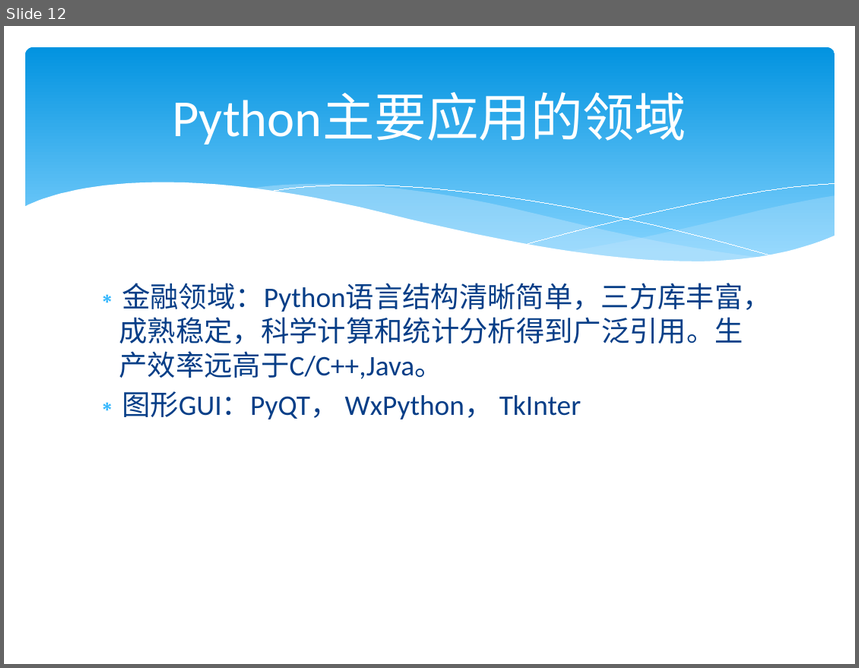
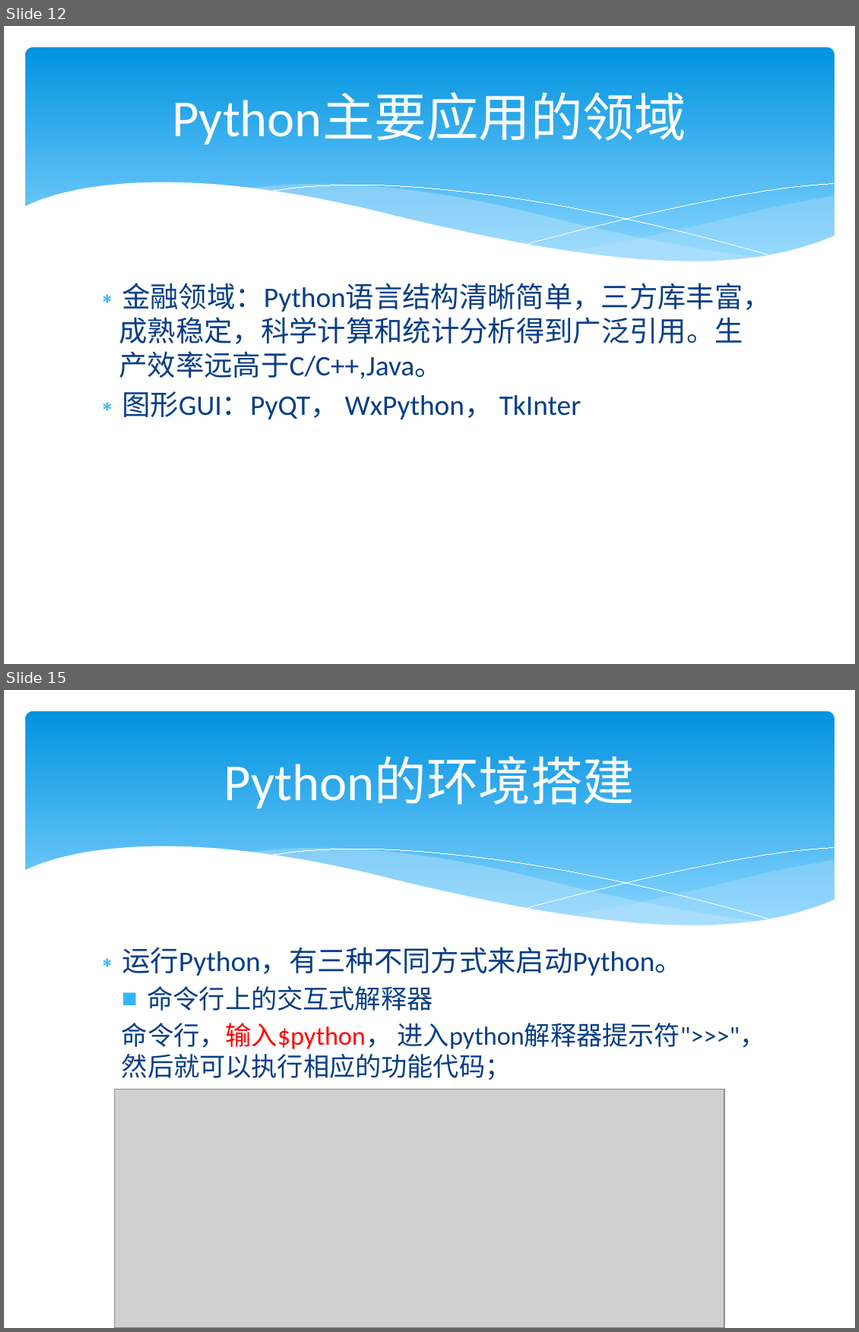
Before and after one commit to lysgwl/test4, a slide deck: python3/Python培训.pptx. Shown one above the other, each under a label of ours: slide 12 before the commit, slides 12 and 15 after it; the slides between them are not shown. The pictures are 859x668 and 859x1332 pixels, drawn with LibreOffice and Linux fonts; fonts in the diff are those of the drawing; grey boxes stand for pictures. Boxes give left, top, right and bottom in pixels: in the first picture for what was removed or moved away, otherwise in the second. Text is boxed around its words. In the diff, an @@ line names an element or a change of style, - is before the commit and + after.

```diff
--- a/python3/Python培训.pptx
+++ b/python3/Python培训.pptx
@@ slide 15 added at box(4, 690, 855, 1328), background #FFFFFF; not listed: 6 template elements that a slide beside it also shows @@
@@ title added at box(224, 757, 635, 809), 44 pt, text #FFFFFF @@
+Python的环境搭建
@@ text added at box(122, 947, 766, 1080), 22 pt, text #073E87 @@
+∗ 运行Python，有三种不同方式来启动Python。
+  ■ 命令行上的交互式解释器
+  命令行，输入$python， 进入python解释器提示符">>>"，然后就可以执行相应的功能代码；
@@ picture added at box(115, 1089, 725, 1328) @@
```
Also in this commit, not shown: 11 other slides added, 1 other file.
